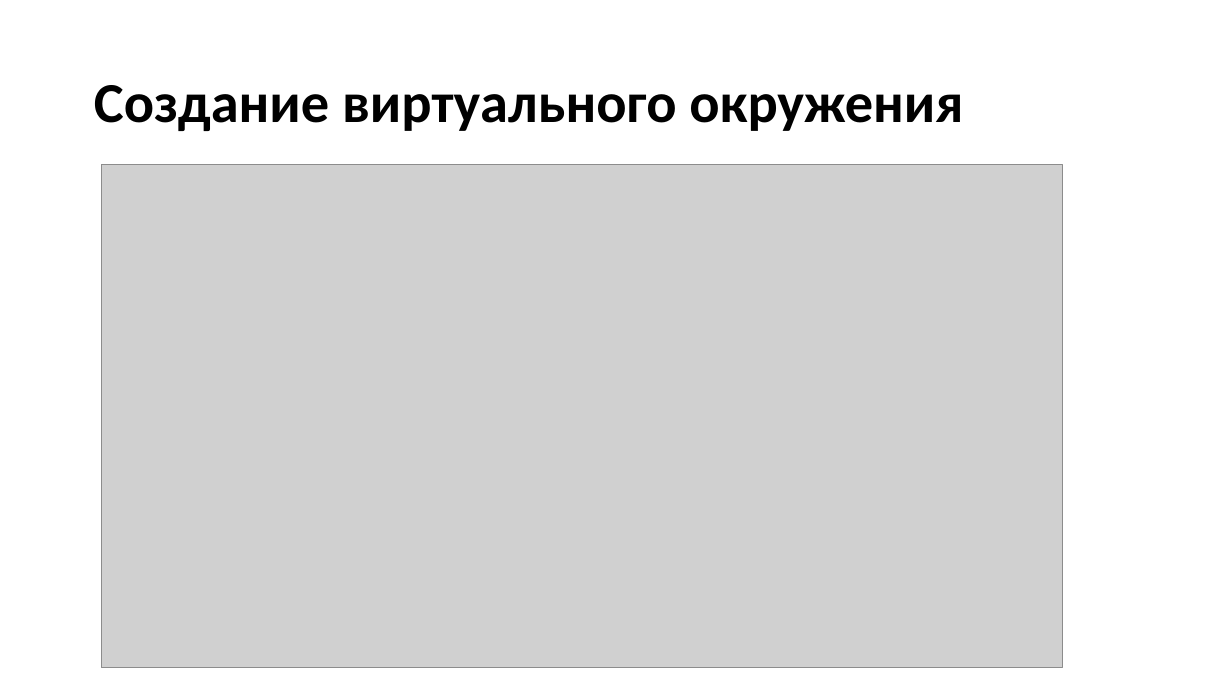
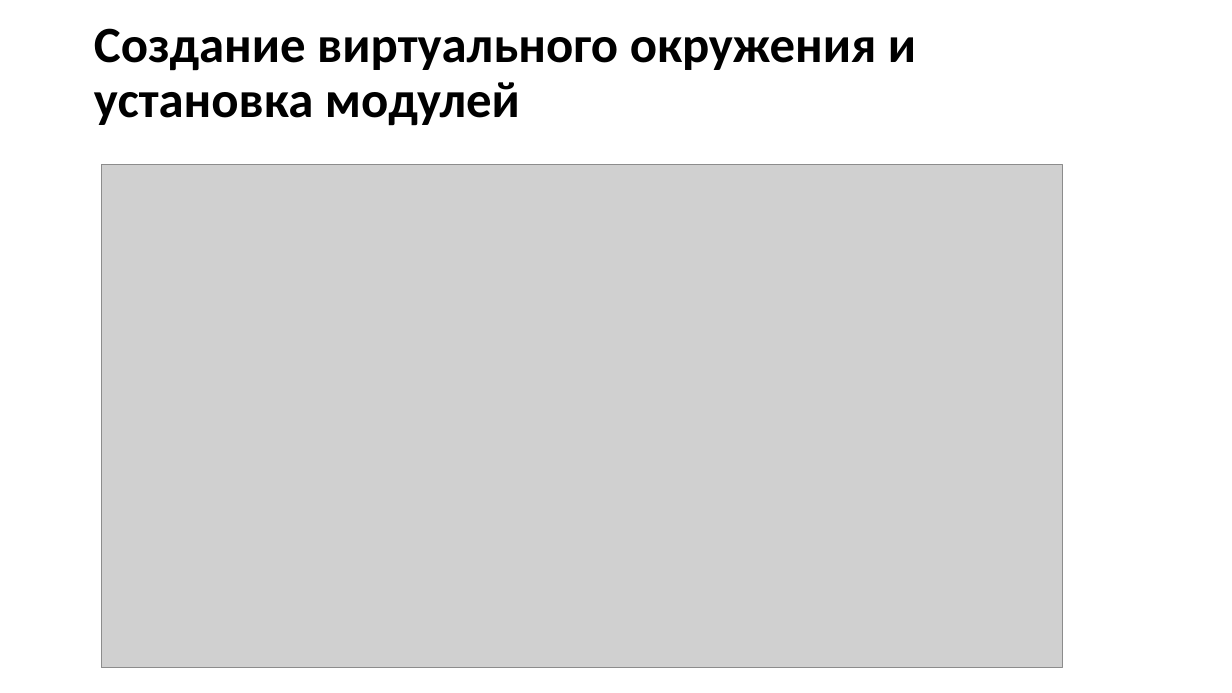
Before and after one commit to CallaghanSpirit/Diploma, a slide deck: slide 6 of Диплом/Мой/Презентация.pptx. Drawn at 1232x693 pixels with LibreOffice and Linux fonts; fonts in the diff are those of the drawing; grey boxes stand for pictures. Boxes give left, top, right and bottom in pixels: in the first picture for what was removed or moved away, otherwise in the second. Text is boxed around its words. In the diff, an @@ line names an element or a change of style, - is before the commit and + after.

```diff
--- a/Диплом/Мой/Презентация.pptx
+++ b/Диплом/Мой/Презентация.pptx
@@ title at (94,28,916,126): text changed; size 44 to 39.6 pt @@
-Создание виртуального окружения
+Создание виртуального окружения и установка модулей
```
Also in this commit, not shown: 3 other files.
